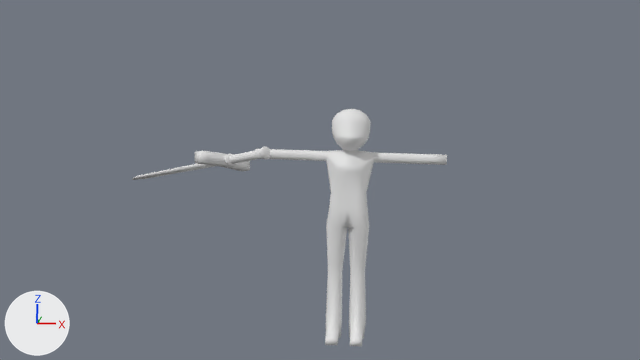
The Blender file resources/model/player2.blend as it was, and as the next commit left it.
Camera for both pictures: the file's camera 'Camera'. Arrows for +X, +Y and +Z are at lower left; the lights stay in place. The first picture is the older version.

The first picture shows 'Cube', '立方体'.
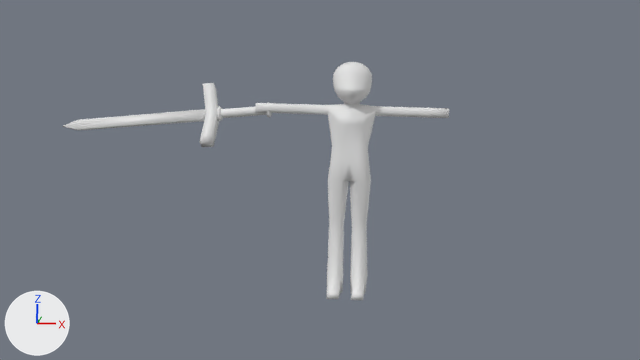
Boxes [x1, y1, x2, y2] around the edits, measured in the pictures (640 x 360 px):
'Cube', moved: before [255, 109, 447, 346]; after [255, 62, 449, 300]
'立方体', moved, turned: before [132, 146, 270, 180]; after [63, 83, 272, 147]

What the commit changed:
Object 'Cube' (ob_cube) moves from (0.0, 0.0, -1.32) to (0.0, 0.0, 0.0).
Object '立方体' (ob_立方体) moves from (-1.92, -1.45, -0.13) to (-1.73, 3.8, 2.89).
Object '立方体' (ob_立方体) turns from (-41, 107, 102) to (-97, 33, 85) degrees about x, y and z.
